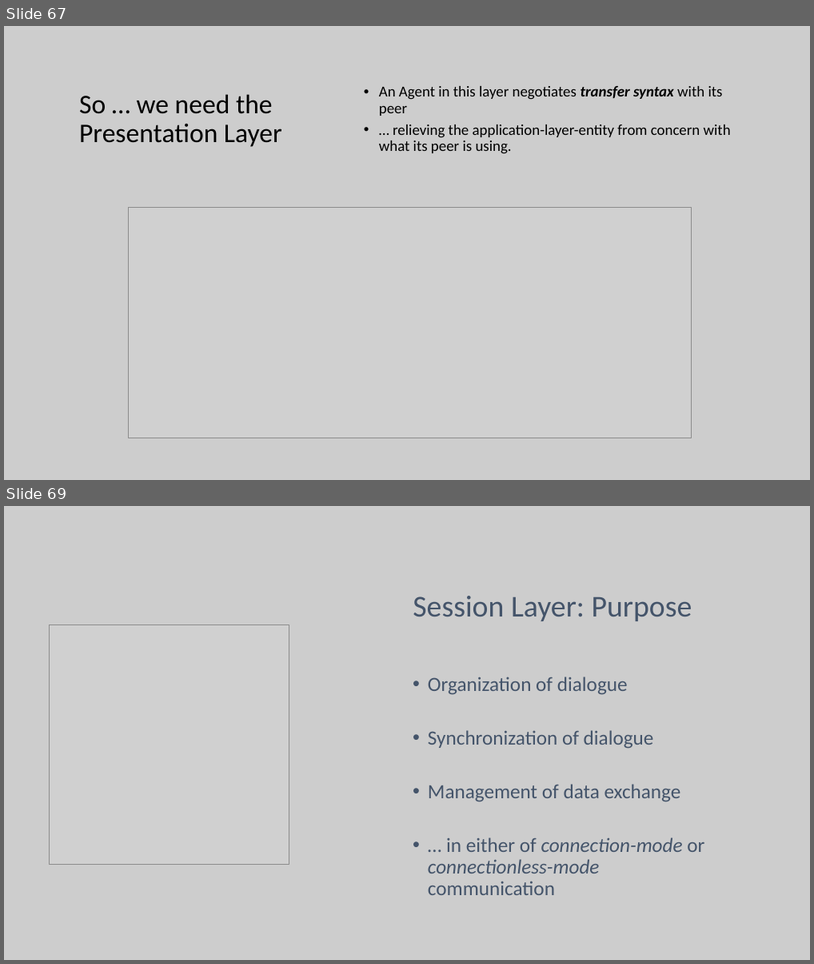
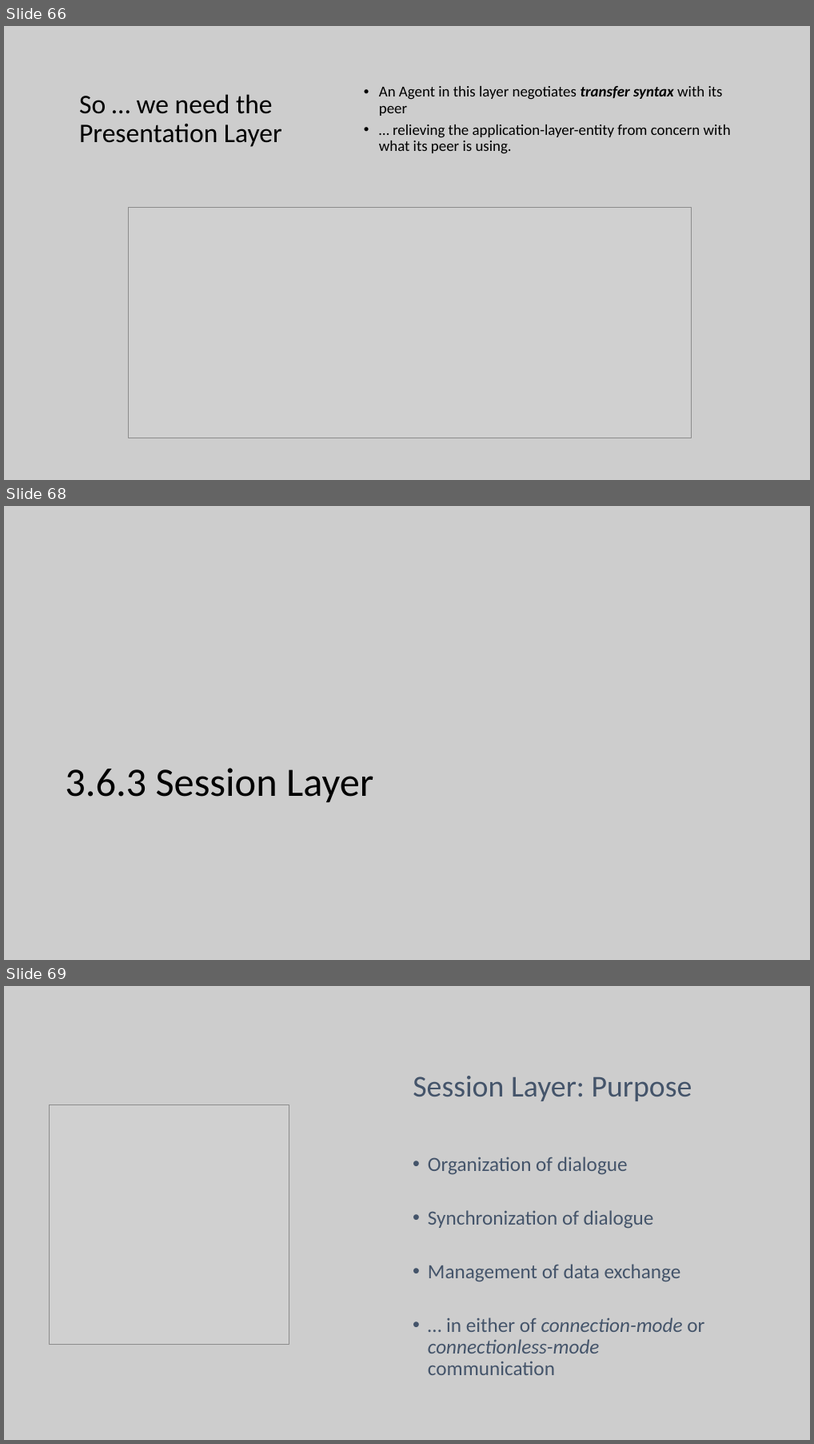
Before and after one commit to lukacassar/hw, a slide deck: CCE2414/1. Networking Foundations.pptx. Shown one above the other, each under a label of ours: slides 67 and 69 before the commit, slides 66, 68 and 69 after it; the slides between them are not shown. The pictures are 814x964 and 814x1444 pixels, drawn with LibreOffice and Linux fonts; fonts in the diff are those of the drawing; grey boxes stand for pictures. Boxes give left, top, right and bottom in pixels: in the first picture for what was removed or moved away, otherwise in the second. Text is boxed around its words. In the diff, an @@ line names an element or a change of style, - is before the commit and + after.

```diff
--- a/CCE2414/1. Networking Foundations.pptx
+++ b/CCE2414/1. Networking Foundations.pptx
@@ slide 68 added at <box>4,506,810,960</box>, background #CDCDCD @@
@@ title added at <box>65,768,374,802</box>, 48 pt, text #000000 @@
+3.6.3 Session Layer
@@ what was slide 67 is now slide 66 @@
```
Also in this commit, not shown: 11 slides changed, 4 other slides added.
